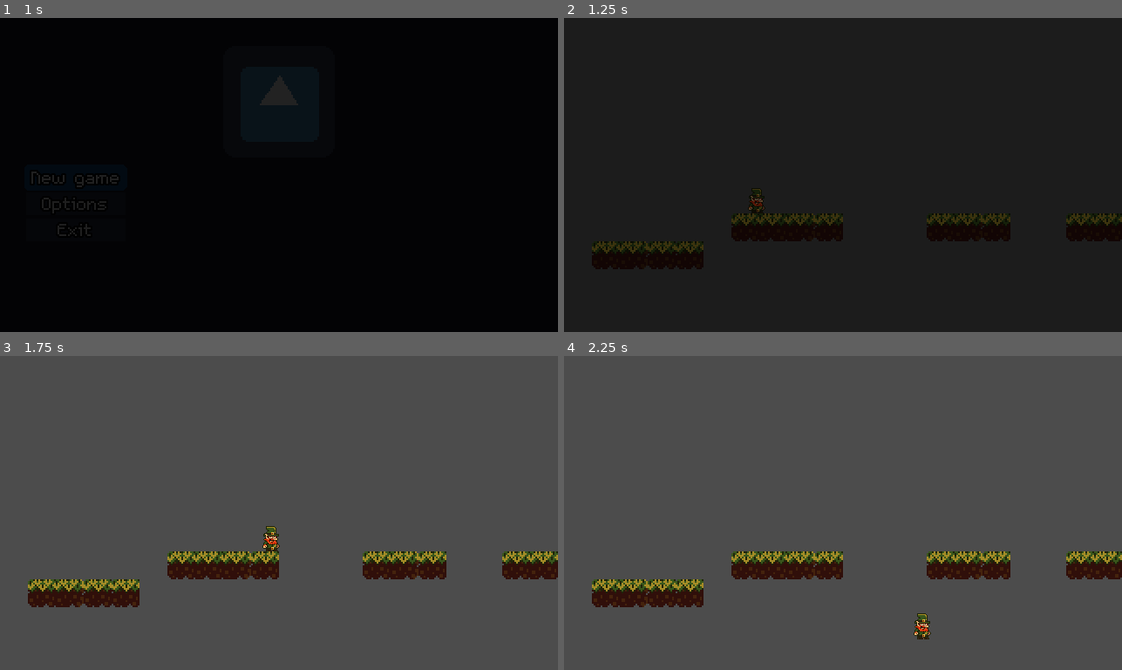
Above: before the commit, frames 1-4 (two rows, left to right).
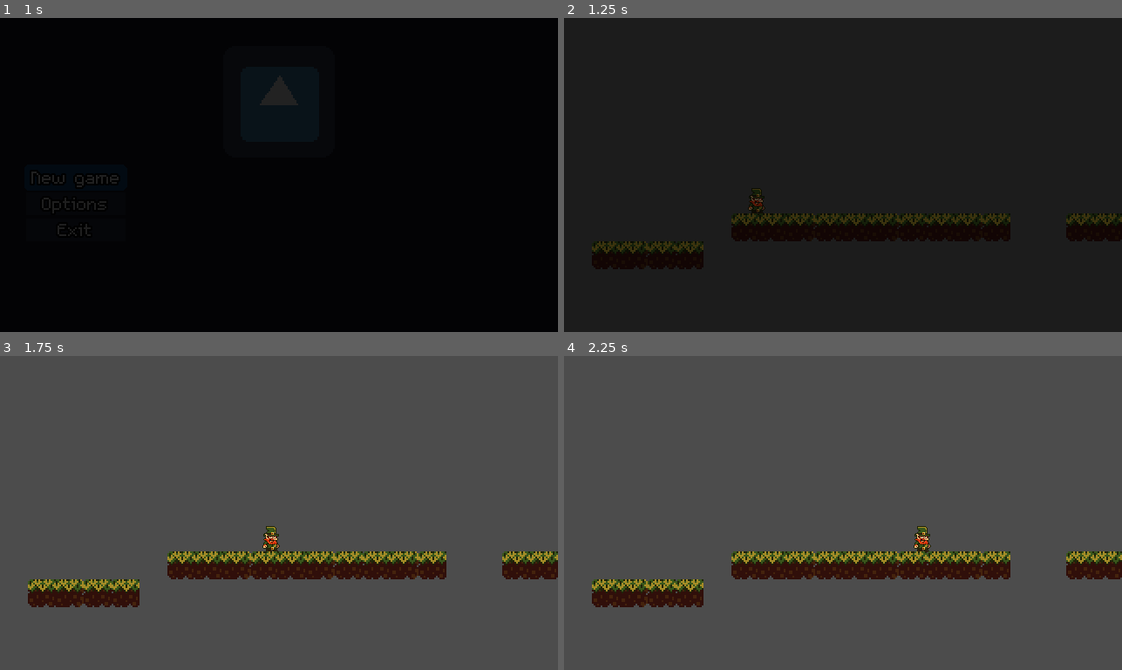
Above: after the commit, the same moments.

Repository: blabtonic/Tipperary-Climber
Game: Godot game, scene res://Game/Game.tscn
Same seed, same stepped clock (60 frames per second), same inputs: the game is played once before the commit and once after it. The engine's default icon, where the game draws it, is replaced by a stand-in: a white triangle on a blue panel in a dark square.
Inputs:
- Up to frame 1 (1 s): click "New game" at 0.5 s
- Up to frame 2 (1.25 s): no input
- Up to frame 3 (1.75 s): tap Enter at 1.25 s; hold Right (ui_right) from 1.28 s (still down); tap Space (Jump) at 1.35, 1.52 s
- Up to frame 4 (2.25 s): keep holding Right (ui_right); tap Space (Jump) at 1.82, 2.1 s

Frame 1 is identical in both runs. In frame 2, 0.2% of the frame differs, in the area x 50-65%, y 62-67%; in frame 3, 1.3%; in frame 4, 1.7%, in the area x 50-66%, y 54-91%.

Commit message:
single jump animation make more smooth

Diff:
--- a/Levels/LevelScene.tscn
+++ b/Levels/LevelScene.tscn
@@ -1,18 +1,16 @@
-[gd_scene load_steps=12 format=2]
+[gd_scene load_steps=10 format=2]
 
 [ext_resource path="res://Assets/Player/Lucky/0_idle.png" type="Texture" id=1]
 [ext_resource path="res://Levels/Player.gd" type="Script" id=2]
 [ext_resource path="res://Assets/TileMap/Platform_1.tres" type="TileSet" id=3]
 [ext_resource path="res://Assets/Player/Lucky/0_jump.png" type="Texture" id=4]
 [ext_resource path="res://Assets/Player/Lucky/1_run.png" type="Texture" id=5]
-[ext_resource path="res://Assets/Player/Lucky/0_jump_fall.png" type="Texture" id=6]
 [ext_resource path="res://Assets/Player/Lucky/0_run.png" type="Texture" id=7]
-[ext_resource path="res://Assets/Player/Lucky/0_jump_start.png" type="Texture" id=8]
 [ext_resource path="res://Assets/Player/Lucky/1_idle.png" type="Texture" id=9]
 
 [sub_resource type="SpriteFrames" id=2]
 animations = [ {
-"frames": [ ExtResource( 9 ), ExtResource( 8 ), ExtResource( 4 ), ExtResource( 6 ), ExtResource( 8 ) ],
+"frames": [ ExtResource( 4 ) ],
 "loop": true,
 "name": "Jump",
 "speed": 5.0
@@ -53,4 +51,4 @@
 tile_set = ExtResource( 3 )
 cell_size = Vector2( 16, 16 )
 format = 1
-tile_data = PoolIntArray( 458758, 0, 0, 458759, 4, 0, 458760, 3, 0, 458761, 1, 0, 458765, 1, 0, 458766, 3, 0, 458767, 2, 0, 458770, 2, 0, 458771, 4, 0, 524289, 2, 0, 524290, 3, 0, 524291, 0, 0, 524292, 2, 0 )
+tile_data = PoolIntArray( 458758, 0, 0, 458759, 4, 0, 458760, 3, 0, 458761, 1, 0, 458762, 4, 0, 458763, 3, 0, 458764, 2, 0, 458765, 1, 0, 458766, 3, 0, 458767, 2, 0, 458770, 2, 0, 458771, 4, 0, 524289, 2, 0, 524290, 3, 0, 524291, 0, 0, 524292, 2, 0 )
--- a/Levels/Player.gd
+++ b/Levels/Player.gd
@@ -16,14 +16,19 @@
 	if Input.is_action_pressed('ui_right'):
 		motion.x = 100
 		$Sprite.flip_h = false
+		$Sprite.play('Run')
 	elif Input.is_action_pressed('ui_left'):
 		motion.x = -100
 		$Sprite.flip_h = true
+		$Sprite.play('Run')
 	else:
 		motion.x = 0
+		$Sprite.play('Idle')
 	# Jump added
 	if is_on_floor():
 		if Input.is_action_just_pressed('ui_up'):
 			motion.y = -300
+	else:
+		$Sprite.play('Jump')
 
 	motion = move_and_slide(motion, UP)
